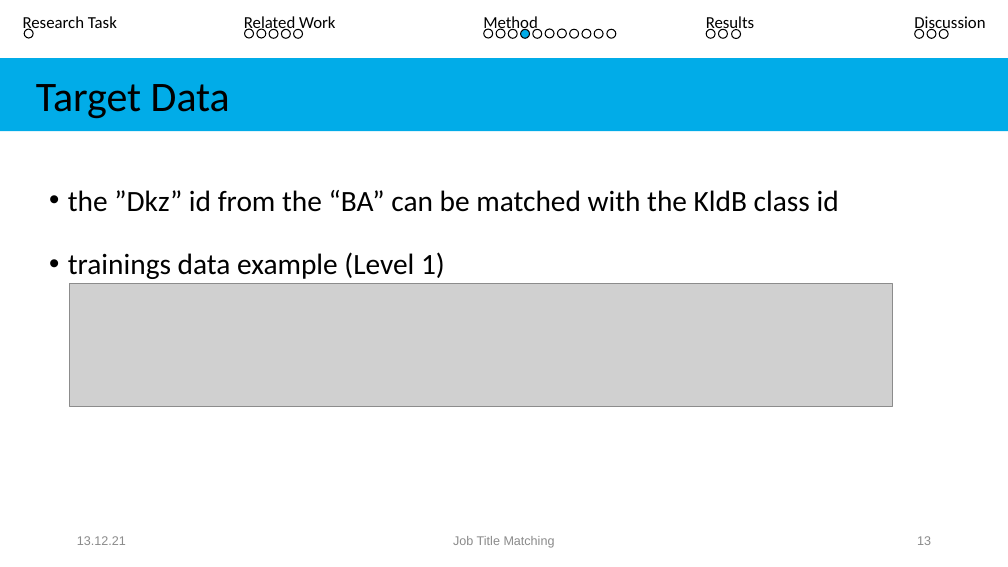
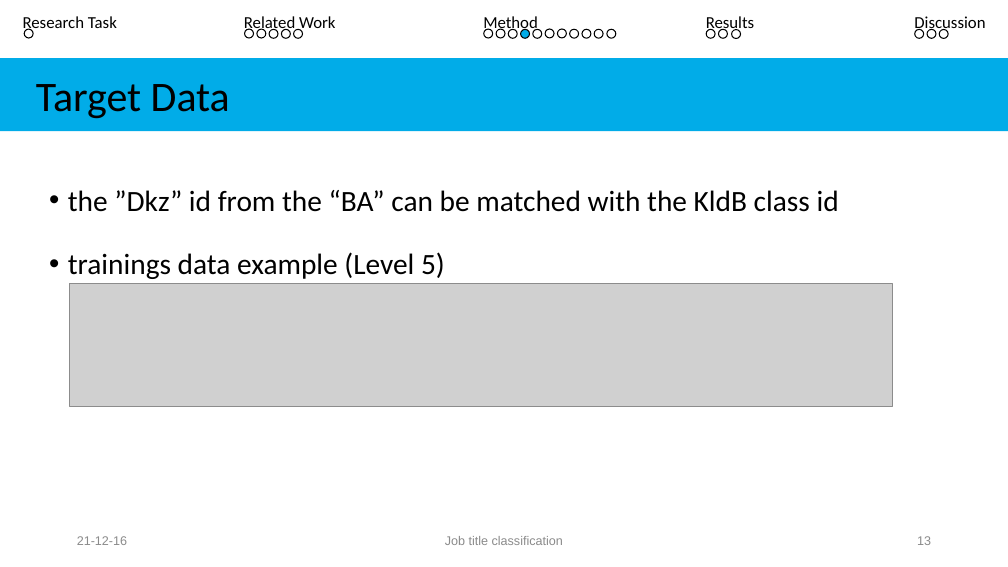
Before and after one commit to Rahkakavee/job-title-matching, a slide deck: slide 13 of presentation/Kolloquium.pptx. Drawn at 1008x567 pixels with LibreOffice and Linux fonts; fonts in the diff are those of the drawing; grey boxes stand for pictures. Boxes give left, top, right and bottom in pixels: in the first picture for what was removed or moved away, otherwise in the second. Text is boxed around its words. In the diff, an @@ line names an element or a change of style, - is before the commit and + after.

```diff
--- a/presentation/Kolloquium.pptx
+++ b/presentation/Kolloquium.pptx
@@ text at <box>68,252,445,279</box>: text changed @@
-• trainings data example (Level 1)
+• trainings data example (Level 5)
@@ text at <box>77,536,127,545</box>: text changed @@
-13.12.21
+21-12-16
@@ text at <box>445,536,563,545</box>: text changed @@
-Job Title Matching
+Job title classification
```
Also in this commit, not shown: 32 other slides changed, 4 slides added, 4 other files.
